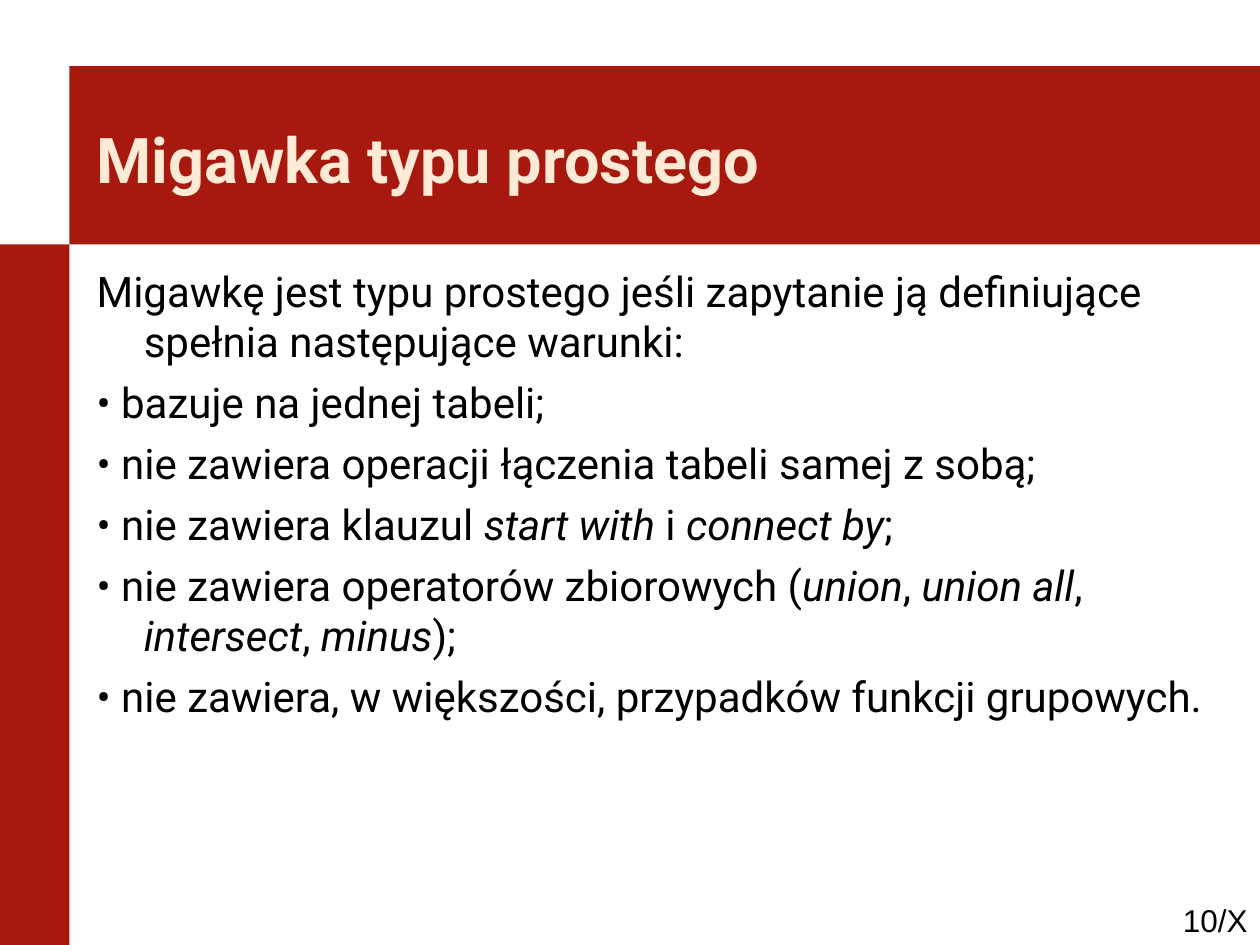
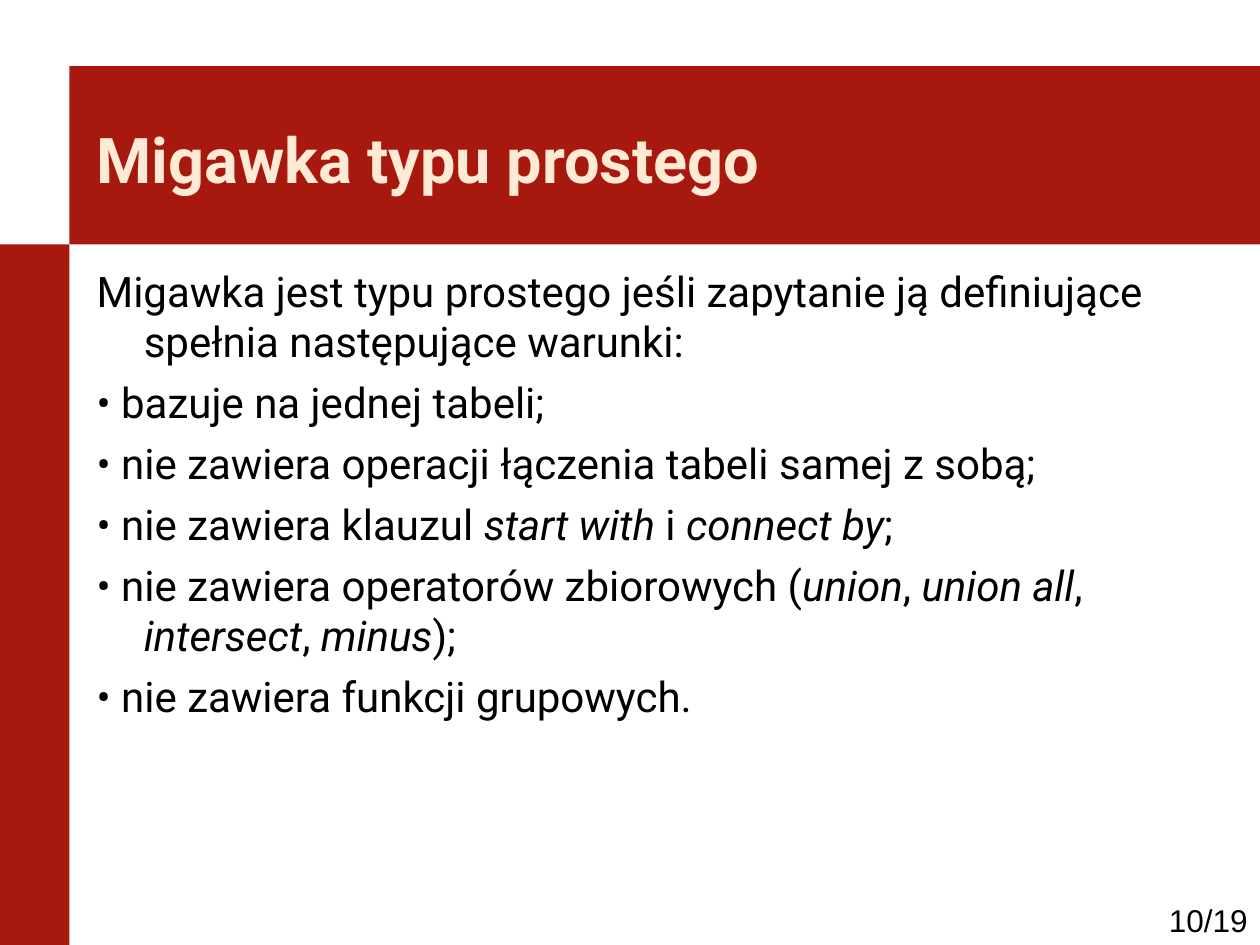
Before and after one commit to kaczanmo/projekt_bd_2013, a slide deck: slide 10 of prezentacja_1/prezentacja_1.ppt. Drawn at 1260x945 pixels with LibreOffice and Linux fonts; fonts in the diff are those of the drawing; background and template pictures are left out. Boxes give left, top, right and bottom in pixels: in the first picture for what was removed or moved away, otherwise in the second. Text is boxed around its words. In the diff, an @@ line names an element or a change of style, - is before the commit and + after.

```diff
--- a/prezentacja_1/prezentacja_1.ppt
+++ b/prezentacja_1/prezentacja_1.ppt
@@ text at <box>97,275,1142,366</box>: text changed @@
-Migawkę jest typu prostego jeśli zapytanie ją definiujące spełnia następujące warunki:
+Migawka jest typu prostego jeśli zapytanie ją definiujące spełnia następujące warunki:
@@ text at <box>121,680,692,721</box>: text changed @@
-• nie zawiera, w większości, przypadków funkcji grupowych.
+• nie zawiera funkcji grupowych.
@@ page number at <box>1169,909,1248,933</box>: text changed @@
-10/X
+10/19
```
Also in this commit, not shown: 5 other slides changed, 1 other file.
